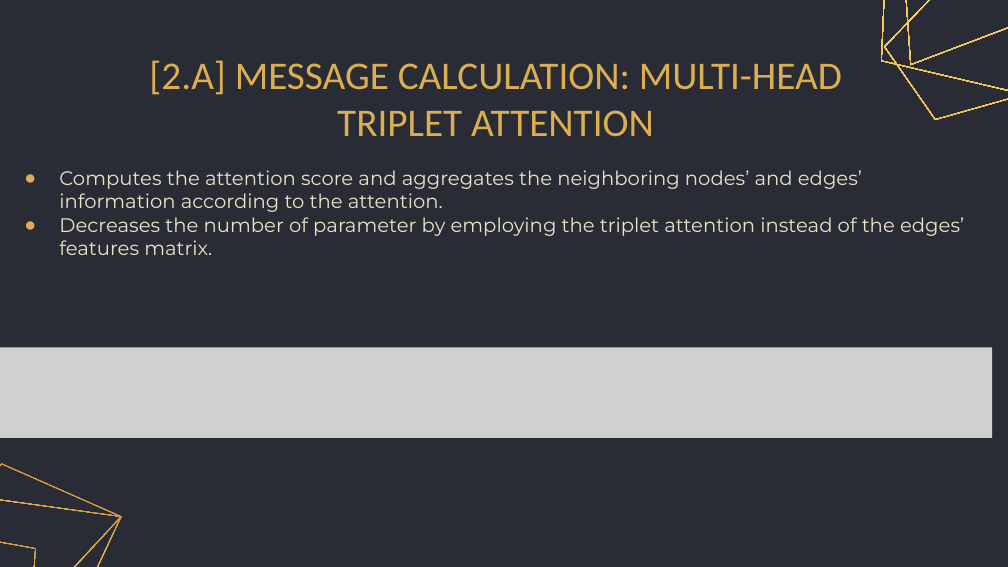
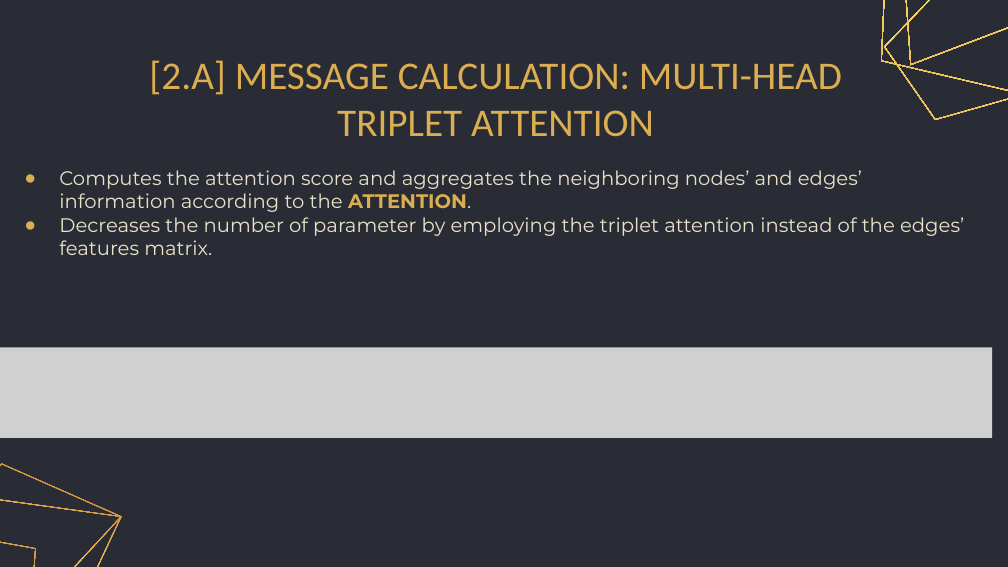
Before and after one commit to gretagrassmann/Machine-Learning-Exam, a slide deck: slide 13 of ML_presentation.pptx. Drawn at 1008x567 pixels with LibreOffice and Linux fonts; fonts in the diff are those of the drawing; grey boxes stand for pictures. Boxes give left, top, right and bottom in pixels: in the first picture for what was removed or moved away, otherwise in the second. Text is boxed around its words. In the diff, an @@ line names an element or a change of style, - is before the commit and + after.

```diff
--- a/ML_presentation.pptx
+++ b/ML_presentation.pptx
@@ subtitle at bbox=[59, 170, 862, 212]: text changed @@
-● Computes the attention score and aggregates the neighboring nodes’ and edges’ information according to the attention.
+● Computes the attention score and aggregates the neighboring nodes’ and edges’ information according to the ATTENTION.
```
Also in this commit, not shown: 5 other slides changed.
